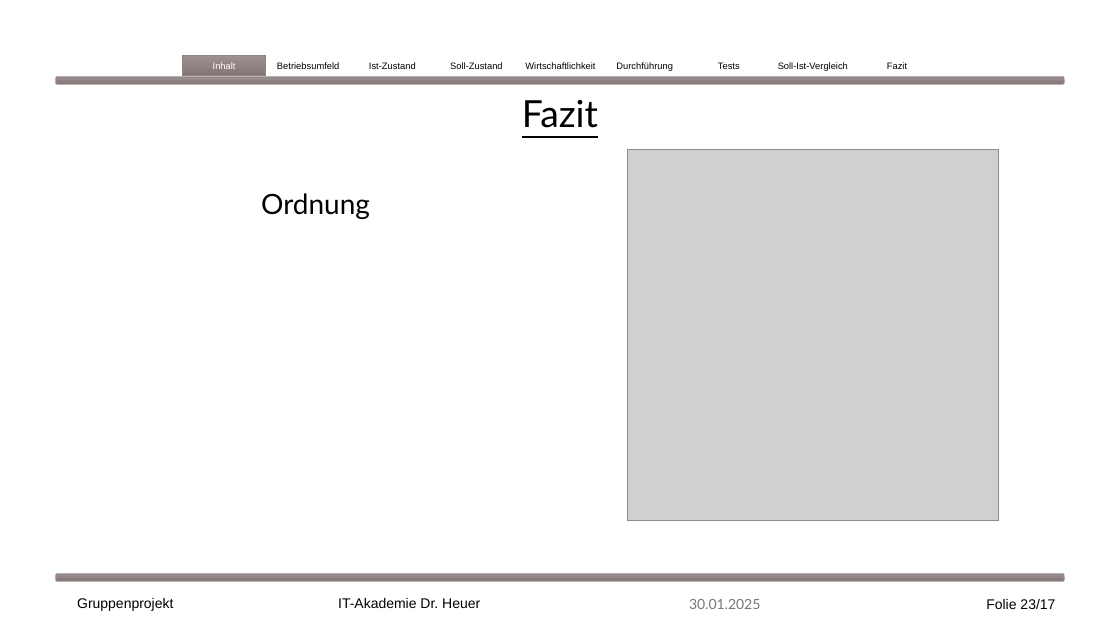
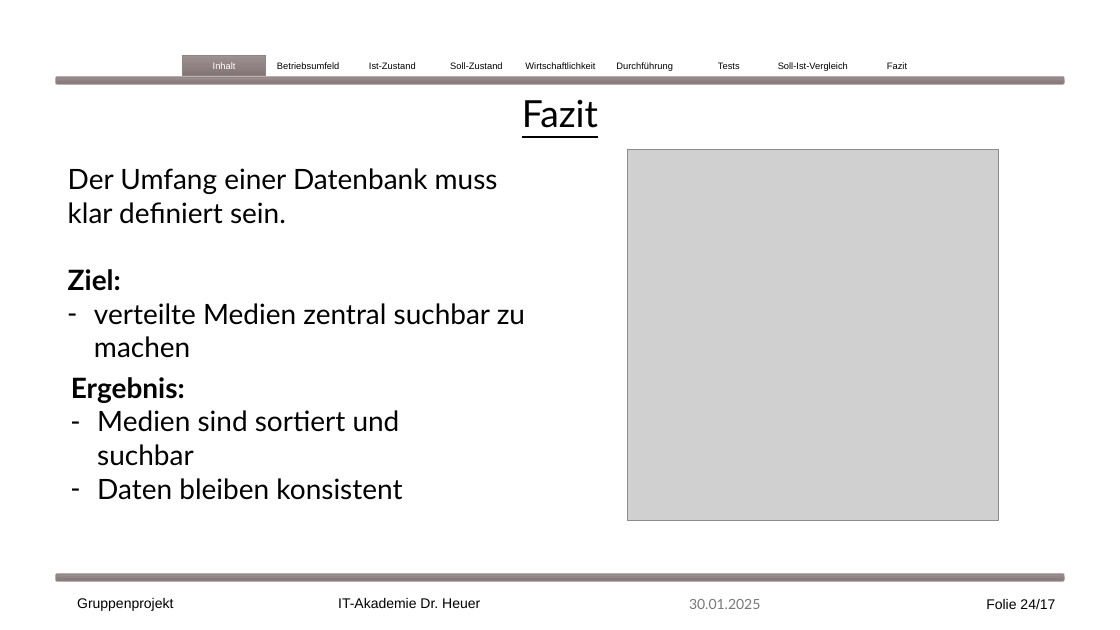
Before and after one commit to EkaterinaShmeleva/MediaManagementSystem, a slide deck: slide 24 of Medienverwaltungsdatenbank Gruppe1.pptx (slide 23 before the commit). Drawn at 1120x630 pixels with LibreOffice and Linux fonts; fonts in the diff are those of the drawing; grey boxes stand for pictures. Boxes give left, top, right and bottom in pixels: in the first picture for what was removed or moved away, otherwise in the second. Text is boxed around its words. In the diff, an @@ line names an element or a change of style, - is before the commit and + after.

```diff
--- a/Medienverwaltungsdatenbank Gruppe1.pptx
+++ b/Medienverwaltungsdatenbank Gruppe1.pptx
@@ text added at [68,168,525,358], 24 pt, text #000000 @@
+Der Umfang einer Datenbank muss klar definiert sein.
+Ziel:
+– verteilte Medien zentral suchbar zu machen
@@ text removed at [261,193,370,219] @@
-Ordnung
@@ text added at [71,377,402,500], 24 pt, text #000000 @@
+Ergebnis:
+– Medien sind sortiert und suchbar
+– Daten bleiben konsistent
@@ page number at [986,599,1055,609]: text changed @@
-Folie 23/17
+Folie 24/17
```
Also in this commit, not shown: 5 other slides changed, 1 slide added, 2 other files.
